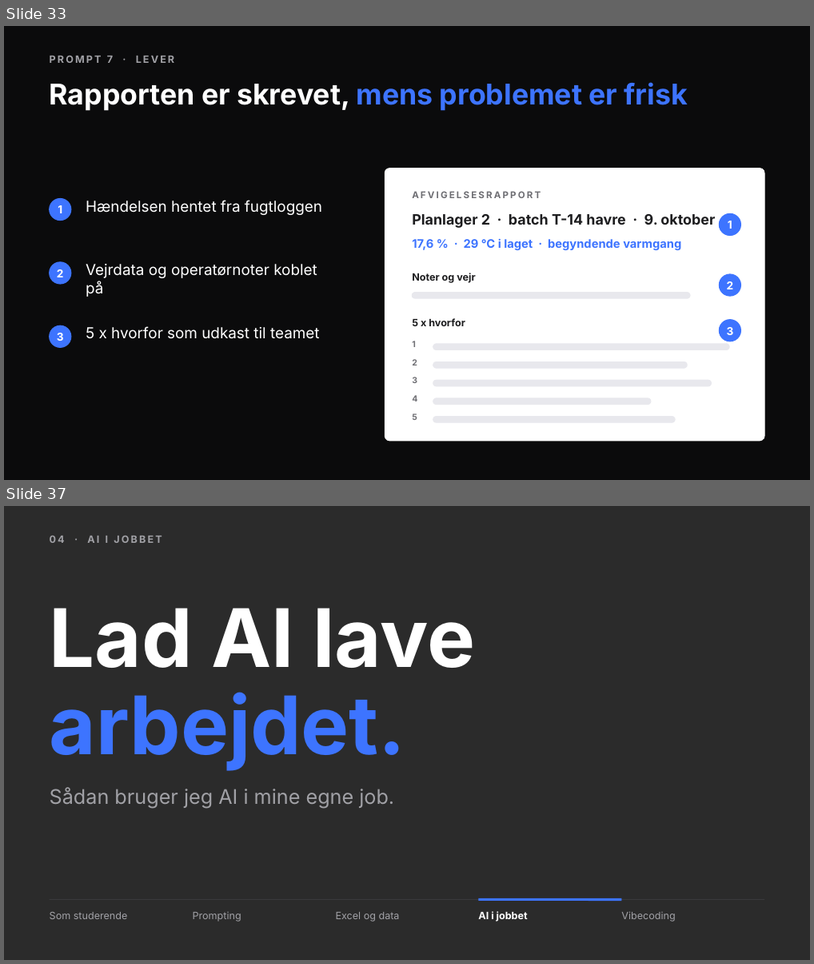
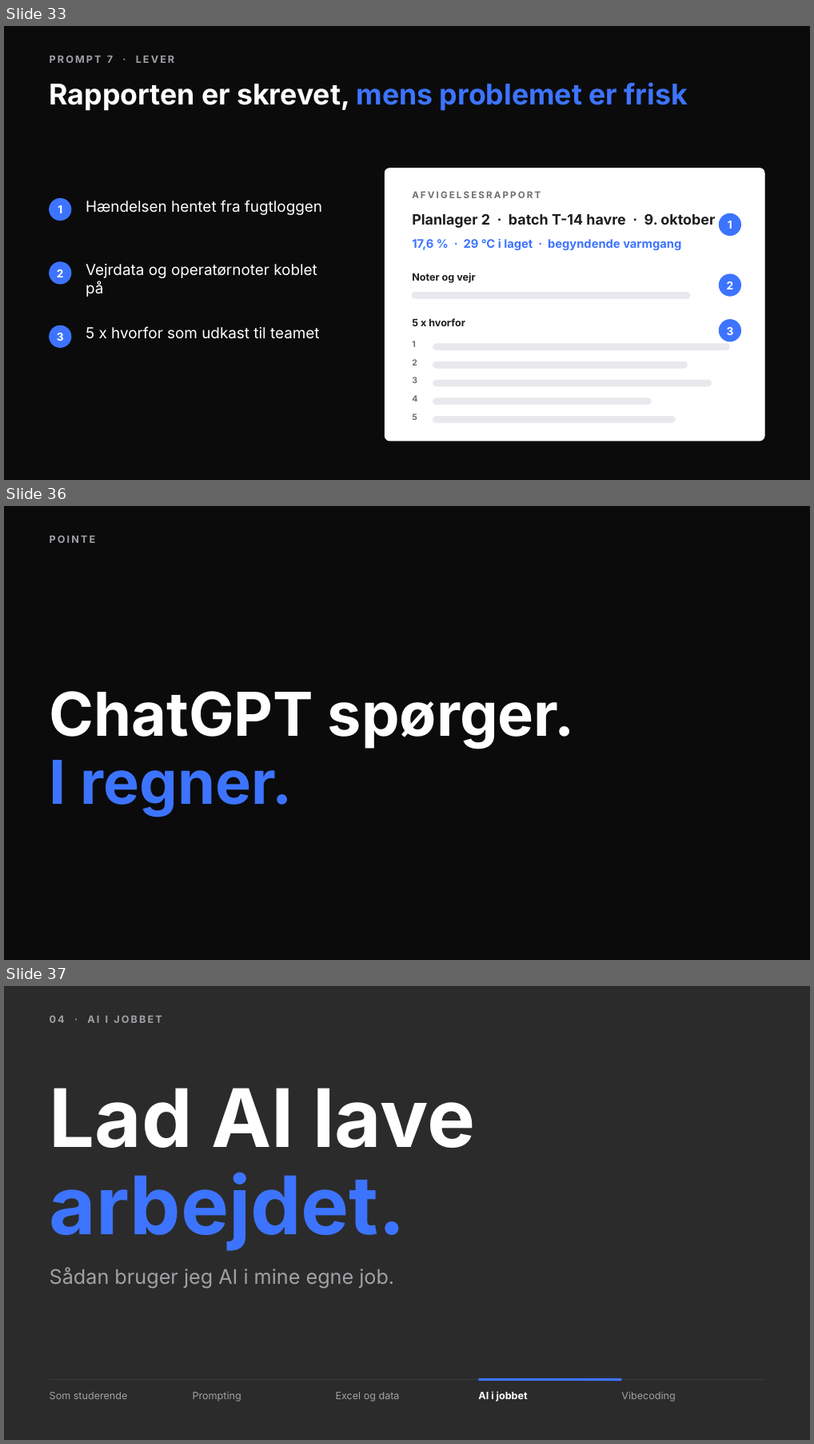
Before and after one commit to andr8769-ui/ucl-ai-undervisning, a slide deck: private/proces/praesentation.pptx. Shown one above the other, each under a label of ours: slides 33 and 37 before the commit, slides 33, 36 and 37 after it; the slides between them are not shown. The pictures are 814x964 and 814x1444 pixels, drawn with LibreOffice and Linux fonts; fonts in the diff are those of the drawing; background and template pictures are left out; a plain dark background stands for a picture behind light text. Boxes give left, top, right and bottom in pixels: in the first picture for what was removed or moved away, otherwise in the second. Text is boxed around its words. In the diff, an @@ line names an element or a change of style, - is before the commit and + after.

```diff
--- a/private/proces/praesentation.pptx
+++ b/private/proces/praesentation.pptx
@@ slide 36 added at (4,506,810,960), background #0B0B0C @@
@@ text added at (50,536,96,543), 12 pt, text #A1A1A6, bold @@
+POINTE
@@ text added at (50,691,575,816), 72 pt, text #FFFFFF, bold @@
+ChatGPT spørger.
+I regner.
```
Also in this commit, not shown: 1 slide changed, 1 other slide added, 2 slides removed, 16 other files.
